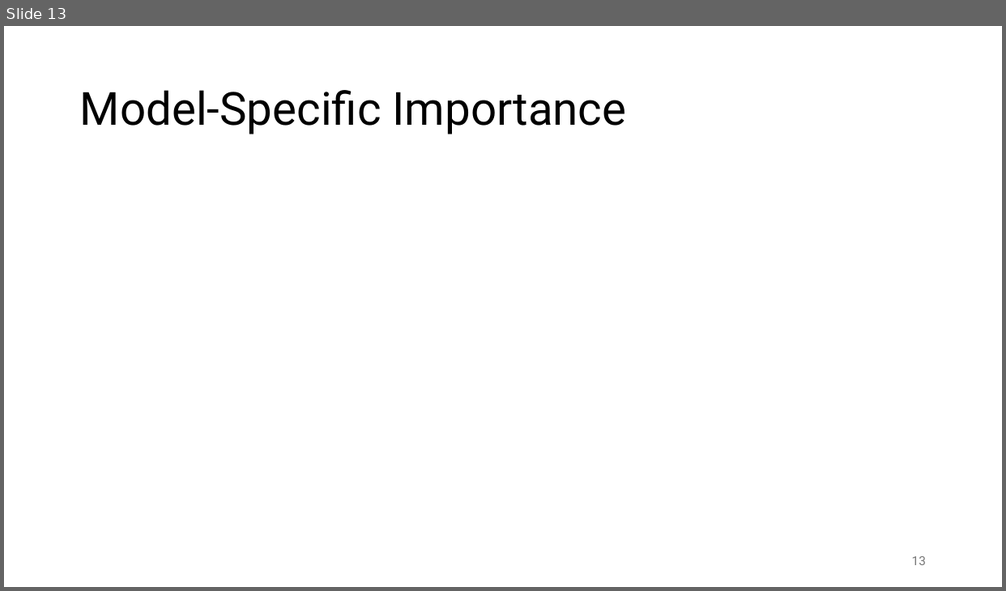
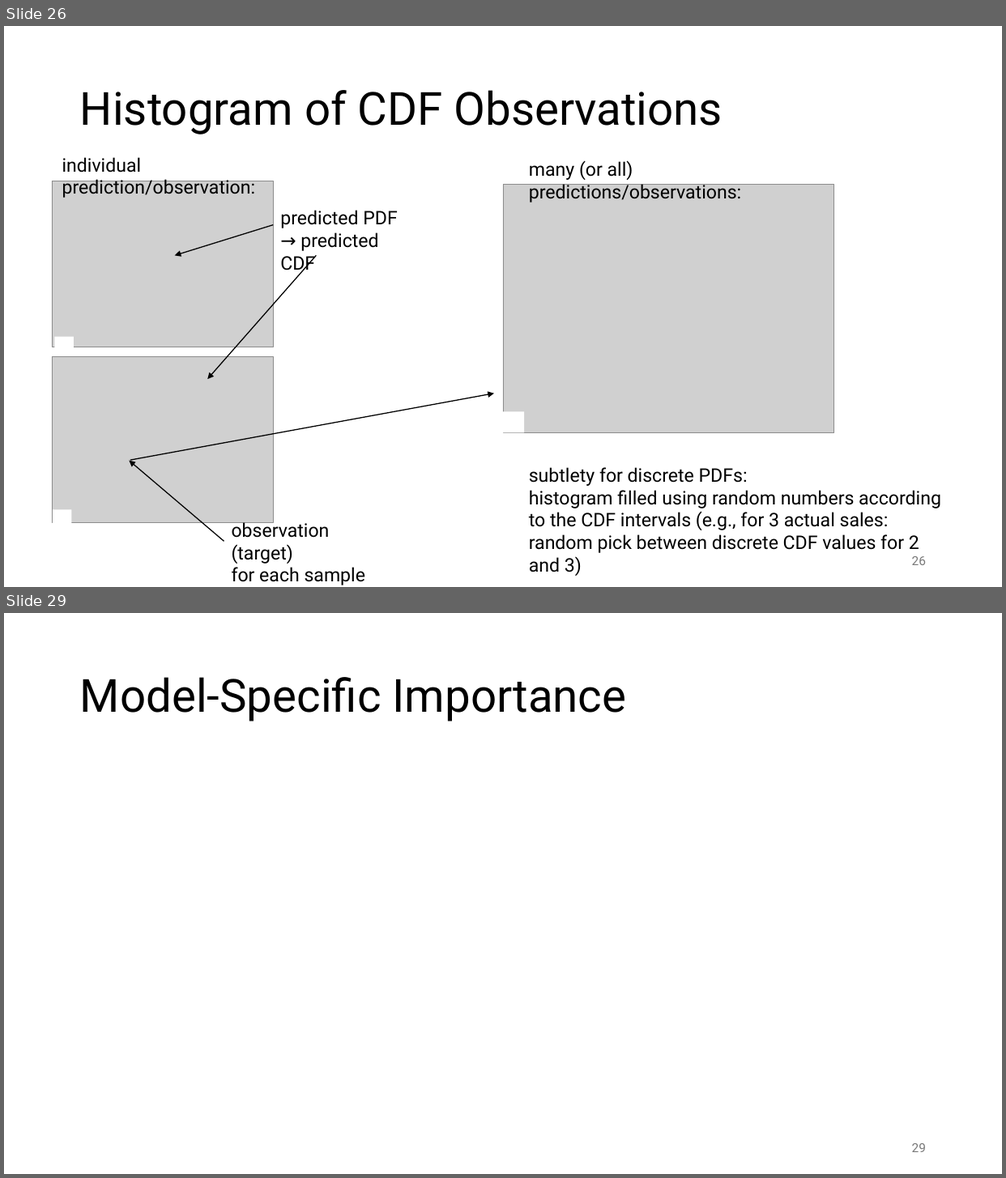
Before and after one commit to FelixWick/data_science, a slide deck: slides/7_model_evaluation.pptx. Shown one above the other, each under a label of ours: slide 13 before the commit, slides 26 and 29 after it; the slides between them are not shown. The pictures are 1006x591 and 1006x1178 pixels, drawn with LibreOffice and Linux fonts; fonts in the diff are those of the drawing; grey boxes stand for pictures. Boxes give left, top, right and bottom in pixels: in the first picture for what was removed or moved away, otherwise in the second. Text is boxed around its words. In the diff, an @@ line names an element or a change of style, - is before the commit and + after.

```diff
--- a/slides/7_model_evaluation.pptx
+++ b/slides/7_model_evaluation.pptx
@@ slide 26 added at (4,26,1002,587), background #FFFFFF @@
@@ title added at (80,90,722,135), 44 pt, text #000000 @@
+Histogram of CDF Observations
@@ text added at (62,157,256,198), 18 pt, text #000000 @@
+individual prediction/observation:
@@ text added at (529,160,741,203), 18 pt, text #000000 @@
+many (or all) predictions/observations:
@@ picture added at (503,185,834,433) @@
@@ text added at (280,210,397,274), 18 pt, text #000000 @@
+predicted PDF
+→ predicted CDF
@@ arrow added from (274, 225) to (175, 256), #000000 1 pt @@
@@ arrow added from (316, 256) to (207, 379), #000000 1 pt @@
@@ group added at (53,181,274,525): 2 pictures, 2 rectangles @@
@@ arrow added from (130, 460) to (494, 394), #000000 1 pt @@
@@ rectangle added at (494,412,524,433), fill #FFFFFF @@
@@ arrow added from (224, 542) to (129, 461), #000000 1 pt @@
@@ text added at (529,467,941,553), 18 pt, text #000000 @@
+subtlety for discrete PDFs:
+histogram filled using random numbers according to the CDF intervals (e.g., for 3 actual sales: random pick between discrete CDF values for 2 and 3)
@@ text added at (232,520,366,586), 18 pt, text #000000 @@
+observation (target)
+for each sample
@@ page number added at (912,557,926,565), 12 pt, text #797979 @@
+26
@@ what was slide 13 is now slide 29 @@
@@ page number at (912,1144,926,1152): text changed @@
-13
+29
```
Also in this commit, not shown: 7 slides changed, 23 other slides added, 7 slides removed, 2 other files.
